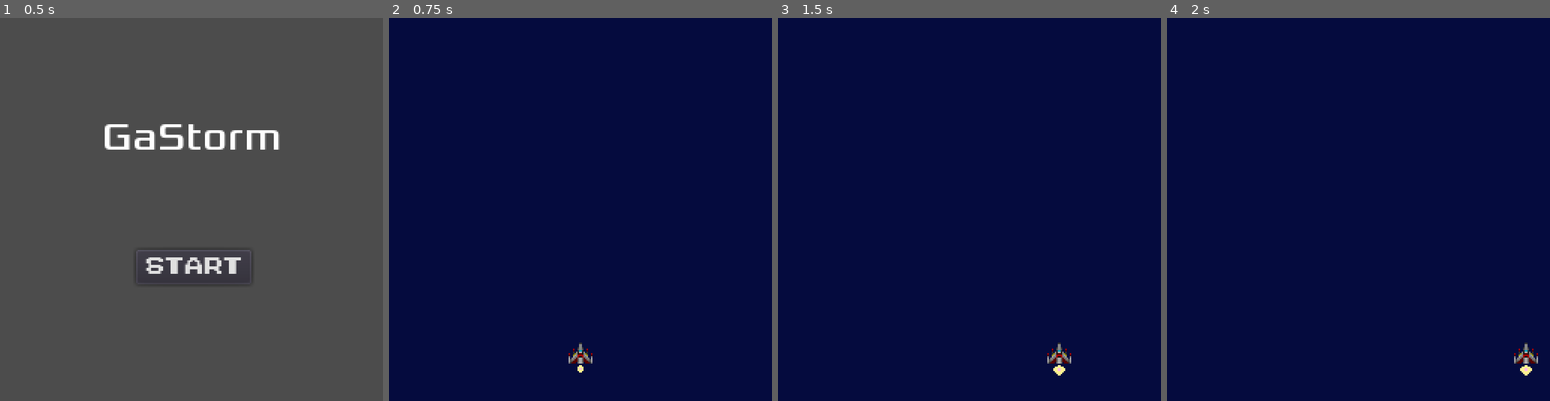
Above: before the commit, frames 1-4 (left to right).
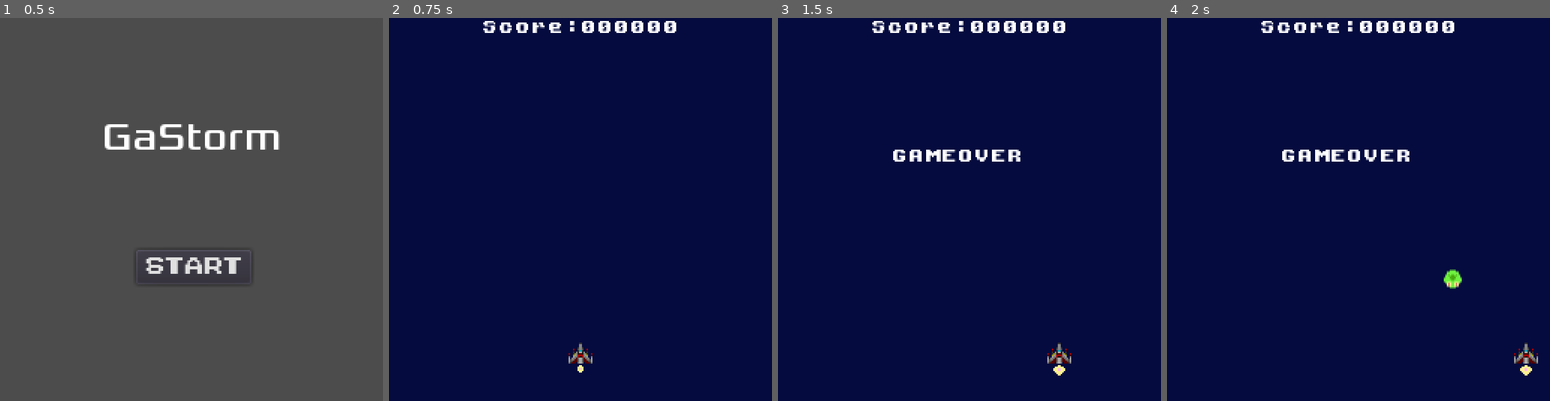
Above: after the commit, the same moments.

Repository: Edo-Hachi/GaStorm
Game: Godot game, scene res://src/Main_Node2D.tscn
Two runs of this game, one before a commit and one after it. Both use one fixed random seed, a clock stepped at 60 frames per second and the inputs below. The project has no main scene, so this scene is started directly.
Inputs:
- Up to frame 1 (0.5 s): no input
- Up to frame 2 (0.75 s): click "Start" at 0.5 s
- Up to frame 3 (1.5 s): tap Enter at 1.25 s; hold Right (Move_Right) from 1.28 s (still down); hold 1 (GameOver, bound only after the commit) from 1.28 s (still down)
- Up to frame 4 (2 s): keep holding Right (Move_Right); keep holding 1 (GameOver, bound only after the commit); tap 2 (SpawnEnemy, bound only after the commit) at 1.55 s

Frame 1 is identical in both runs. In frame 2, 0.9% of the frame differs, in the area x 24-75%, y 0-4%; in frame 3, 1.6%; in frame 4, 1.8%, in the area x 24-77%, y 0-71%.

Commit message:
Add Enemy loop

Diff:
--- a/project.godot
+++ b/project.godot
@@ -56,6 +56,16 @@
 "events": [ Object(InputEventKey,"resource_local_to_scene":false,"resource_name":"","device":0,"alt":false,"shift":false,"control":false,"meta":false,"command":false,"pressed":false,"scancode":16777217,"physical_scancode":0,"unicode":0,"echo":false,"script":null)
  ]
 }
+GameOver={
+"deadzone": 0.5,
+"events": [ Object(InputEventKey,"resource_local_to_scene":false,"resource_name":"","device":0,"alt":false,"shift":false,"control":false,"meta":false,"command":false,"pressed":false,"scancode":49,"physical_scancode":0,"unicode":0,"echo":false,"script":null)
+ ]
+}
+SpawnEnemy={
+"deadzone": 0.5,
+"events": [ Object(InputEventKey,"resource_local_to_scene":false,"resource_name":"","device":0,"alt":false,"shift":false,"control":false,"meta":false,"command":false,"pressed":false,"scancode":50,"physical_scancode":0,"unicode":0,"echo":false,"script":null)
+ ]
+}
 
 [physics]
 
--- /dev/null
+++ b/src/GameMain/Enemies/Enemies_Node2D.tscn
@@ -0,0 +1,25 @@
+[gd_scene load_steps=2 format=2]
+
+[sub_resource type="GDScript" id=1]
+script/source = "#Enemies_Node2D
+
+extends Node2D
+
+
+# Declare member variables here. Examples:
+# var a: int = 2
+# var b: String = \"text\"
+
+
+# Called when the node enters the scene tree for the first time.
+func _ready() -> void:
+	pass # Replace with function body.
+
+
+# Called every frame. 'delta' is the elapsed time since the previous frame.
+#func _process(delta: float) -> void:
+#	pass
+"
+
+[node name="Enemies_Node2D" type="Node2D"]
+script = SubResource( 1 )
--- /dev/null
+++ b/src/GameMain/Enemies/Enemy_Area2D.gd
@@ -0,0 +1,65 @@
+#Enemy_Area2D
+extends Area2D
+
+# Declare member variables here. Examples:
+# var a: int = 2
+# var b: String = "text"
+enum MoveTypeID  {
+	Type01,
+	Loop01L,
+	Loop01R
+}
+
+var RootNode
+var MoveType = MoveTypeID.Type01
+var FlameCounter = 0	#随時更新
+var localCounter = 0	#タイマ計測用
+
+var speed = 50
+
+var MoveSeq = 0
+#var velocity = Vector2()
+
+var EnemyID
+
+func SetEnemyId(var enemyid):
+	EnemyID = enemyid
+
+func funcMoveType01(delta : float):
+	var velocity = Vector2()
+
+	match MoveSeq:
+		0:
+			position = position.move_toward(Vector2(200,250), delta * speed)
+			velocity.x = 0
+			velocity.y = 0.1
+
+
+	#目標座標まで勝手に移動するやつ
+	#position = position.move_toward(Vector2(0,0), delta * speed)
+
+# Called when the node enters the scene tree for the first time.
+func _ready() -> void:
+	pass
+	#MoveType = MoveTypeID.Type01
+	#FlameCounter = 0
+	#MoveSeq = 0
+func SetMoveType(var movetype):
+#	MoveType = movetype
+	pass
+
+func SetPositon(var x, var y):
+	pass
+#	position.x = x
+#	position.y = y
+
+
+# Called every frame. 'delta' is the elapsed time since the previous frame.
+func _process(delta: float) -> void:
+#	FlameCounter+=1
+#
+#	match MoveType:
+#		MoveTypeID.Type01:
+#			funcMoveType01(delta)
+
+	pass
--- /dev/null
+++ b/src/GameMain/Enemies/Enemy_Area2D.tscn
@@ -0,0 +1,31 @@
+[gd_scene load_steps=6 format=2]
+
+[ext_resource path="res://asset/Image/Enemy/EnemyGreen.png" type="Texture" id=1]
+[ext_resource path="res://asset/Image/Enemy/EnemyRed.png" type="Texture" id=2]
+[ext_resource path="res://src/GameMain/Enemies/Enemy_Area2D.gd" type="Script" id=3]
+
+[sub_resource type="SpriteFrames" id=1]
+animations = [ {
+"frames": [ ExtResource( 2 ) ],
+"loop": true,
+"name": "Red",
+"speed": 5.0
+}, {
+"frames": [ ExtResource( 1 ) ],
+"loop": true,
+"name": "Green",
+"speed": 5.0
+} ]
+
+[sub_resource type="CircleShape2D" id=2]
+radius = 6.0
+
+[node name="Enemy_Area2D" type="Area2D"]
+script = ExtResource( 3 )
+
+[node name="AnimatedSprite" type="AnimatedSprite" parent="."]
+frames = SubResource( 1 )
+animation = "Green"
+
+[node name="CollisionShape2D" type="CollisionShape2D" parent="."]
+shape = SubResource( 2 )
--- /dev/null
+++ b/src/GameMain/Enemies/PathFollowEnemies.gd
@@ -0,0 +1,51 @@
+#PathFollowEnemies
+extends Node2D
+
+enum LoopTypeId {Left01=0, Right01=1}
+
+var LoopType = LoopTypeId.Left01
+var EnemyId
+var LoopId
+
+# Called when the node enters the scene tree for the first time.
+func _ready() -> void:
+	$LeftPath01.visible = false
+	$RightPath01.visible = false
+	pass
+
+
+func SetLoopType(var looptype):
+	LoopType = looptype
+	match LoopType:
+
+		LoopTypeId.Left01:
+			print("Loop Left 01Ready")
+			#$LeftPath01.visible = true
+
+		LoopTypeId.Right01:
+			print("Loop right01 Ready")
+			#$RightPath01.visible = true
+
+func SetEnemyId(var enid):
+	EnemyId= enid
+
+func SetLoopId(var lpid):
+	LoopId = lpid
+
+func _process(delta: float) -> void:
+	match LoopType:
+		LoopTypeId.Left01:
+			#print("LoopType01Move")
+			$LeftPath01.visible = true
+
+			if 1 <= $LeftPath01/Path2D/PathFollow2D.unit_offset:
+				get_parent().LoopEnemyOver(EnemyId, $LeftPath01/Path2D/PathFollow2D.position)
+				queue_free()
+			else:
+				$LeftPath01/Path2D/PathFollow2D.unit_offset += 0.5 * delta
+				get_parent().UpdateEnemyPos(EnemyId, $LeftPath01/Path2D/PathFollow2D.position)
+
+		LoopTypeId.Right01:
+			#print("Loop Right 1Move")
+			$LeftPath01.visible = true
+			$RightPath01/Path2D/PathFollow2D.unit_offset += 0.5 * delta
--- /dev/null
+++ b/src/GameMain/Enemies/PathFollowEnemies.tscn
@@ -0,0 +1,40 @@
+[gd_scene load_steps=4 format=2]
+
+[ext_resource path="res://src/GameMain/Enemies/PathFollowEnemies.gd" type="Script" id=1]
+[ext_resource path="res://src/GameMain/Enemies/Enemy_Area2D.tscn" type="PackedScene" id=2]
+
+[sub_resource type="Curve2D" id=1]
+_data = {
+"points": PoolVector2Array( 0, 0, 0, 0, 20, 222, -14.5756, 49.8933, 14.5756, -49.8933, 190, 178, 48.7721, 37.2798, -48.7721, -37.2798, 167, 74, 29.992, -11.4923, -29.992, 11.4923, 75, 47, 3.92419, -34.4768, -3.92419, 34.4768, 27, 105, -20.4618, -21.8633, 20.4618, 21.8633, 46, 186, -19.621, 6.72718, 19.621, -6.72718, 131, 208, -19.9013, 55.4993, 19.9013, -55.4993, 189, 163, 17.6589, 27.189, -17.6589, -27.189, 200, 91, 0, 0, 0, 0, 131, 67 )
+}
+
+[node name="PathFollowEnemies" type="Node2D"]
+script = ExtResource( 1 )
+
+[node name="LeftPath01" type="Node2D" parent="."]
+
+[node name="Path2D" type="Path2D" parent="LeftPath01"]
+curve = SubResource( 1 )
+
+[node name="PathFollow2D" type="PathFollow2D" parent="LeftPath01/Path2D"]
+position = Vector2( 20, 222 )
+rotation = -0.253264
+loop = false
+
+[node name="Sprite" type="Sprite" parent="LeftPath01/Path2D/PathFollow2D"]
+
+[node name="RightPath01" type="Node2D" parent="."]
+visible = false
+
+[node name="Path2D" type="Path2D" parent="RightPath01"]
+position = Vector2( 246, 3 )
+scale = Vector2( -1, 1 )
+curve = SubResource( 1 )
+
+[node name="PathFollow2D" type="PathFollow2D" parent="RightPath01/Path2D"]
+position = Vector2( 20, 222 )
+rotation = -0.253264
+loop = false
+
+[node name="Enemy_R01" parent="RightPath01/Path2D/PathFollow2D" instance=ExtResource( 2 )]
+visible = false
--- a/src/GameMain/GameMain_Node2D.gd
+++ b/src/GameMain/GameMain_Node2D.gd
@@ -4,22 +4,126 @@
 
 var BulletScene = preload("res://src/GameMain/Guntret/Bullet_Area2D.tscn")
 
+var EnemyLoopScene = preload("res://src/GameMain/Enemies/PathFollowEnemies.tscn")
+var EnemyScene = preload("res://src/GameMain/Enemies/Enemy_Area2D.tscn")
+
 # Declare member variables here. Examples:
 # var a: int = 2
 # var b: String = "text"
+var _GameOverTimer : float = 0.0
+
+var debug_spawn = 0
+
+enum ENEMY_STAT {LOOP, MOVE, PORC, ATAK, DEAD}
+
+
+var EnemyManageList = []
+class ENEMY_MANAGE:
+	var EnemyId
+	var LoopId
+
+	var LoopObj : Object
+	var EnemyObl : Object
+
+	var StartPosition : Vector2
+	var LastPosition : Vector2
+	var State : int
+
+
+#--------------------------------------------
+func LoopEnemySpawn(var LoopType):
+	var EnemyManage = ENEMY_MANAGE.new()
+
+	var ListMax = EnemyManageList.size()
+
+	#オブジェクト生成
+	var ScnLoop = EnemyLoopScene.instance()	#ループ
+	var ScnEnemy = EnemyScene.instance()	#エネミー
+
+
+	var loopid = ScnLoop.get_instance_id()
+	ScnLoop.SetLoopType(LoopType)
+	ScnLoop.SetEnemyId(ScnEnemy)
+	ScnLoop.SetLoopId(loopid)
+	add_child(ScnLoop)
+
+	#エネミー生成
+	var enid = ScnEnemy.get_instance_id()
+	ScnEnemy.SetEnemyId(enid)
+	add_child(ScnEnemy)
+
+
+	EnemyManage.EnemyId = enid
+	EnemyManage.LoopId = loopid
+	EnemyManage.LoopObj = ScnLoop
+	EnemyManage.EnemyObl = ScnEnemy
+	EnemyManage.State = ENEMY_STAT.LOOP
+
+func UpdateEnemyPos(var EnemyObj, var pos:Vector2):
+	EnemyObj.position = pos
+
+func LoopEnemyOver(var EnemyId, var pos : Vector2):
+	print("LoopOver")
+
+	pass
+
+func LoopEnemyDead():
+	pass
+
+
+#	var EnemyId : int
+#	var StartPosition : Vector2
+#	var LastPosition : Vector2
+#	var State : int
+#
+#	var LoopObj
+#	var EnemyObl
 
 
 # Called when the node enters the scene tree for the first time.
 func _ready() -> void:
+	#print("Call Ready")
 	$Guntret.position.x = GlobalNode.ScreenWidth / 2
 	$Guntret.position.y = GlobalNode.ScreenHeight -32
+	GlobalNode.PlayerScore = 0
+	GlobalNode.GameMainSceneID = get_owner()
+
+func set_erase_enemy(var id):
+	pass
+	#print("set_erase_enemy hoge ",id)
+
 
 # Called every frame. 'delta' is the elapsed time since the previous frame.
 func _process(delta: float) -> void:
+
+	#debug
+#	var myid = get_tree()
+#	GlobalNode.GameMainSceneID = get_tree()
+#	GlobalNode.GameMainSceneID
+
 	if Input.is_action_pressed("Pause"):
 		get_tree().paused = true
 		$DlgPause.visible = true
 		$DlgPause.show_modal(true)
+
+	if Input.is_action_pressed("GameOver"):
+		GlobalNode.GameState = GlobalNode.GState.GAMEOVER
+		_GameOverTimer = 0
+
+
+	#--------------------------------------------------------------
+	if Input.is_action_pressed("SpawnEnemy"):
+		if debug_spawn == 0:
+			LoopEnemySpawn(0)
+			debug_spawn = 1
+
+
+
+	if GlobalNode.GameState == GlobalNode.GState.GAMEOVER:
+		_GameOverTimer+=1
+		$CanvasLayer/lblGameOver.visible = true
+		if (60 * 5) < _GameOverTimer:
+			get_tree().change_scene("res://src/Main_Node2D.tscn")
 
 
 #ポーズダイアログを閉じた時の処理
--- a/src/GameMain/GameMain_Node2D.tscn
+++ b/src/GameMain/GameMain_Node2D.tscn
@@ -1,8 +1,13 @@
-[gd_scene load_steps=4 format=2]
+[gd_scene load_steps=6 format=2]
 
 [ext_resource path="res://src/GameMain/GameMain_Node2D.gd" type="Script" id=1]
 [ext_resource path="res://src/GameMain/Guntret/Guntret_Area2D.tscn" type="PackedScene" id=2]
 [ext_resource path="res://src/GameMain/DlgPause.gd" type="Script" id=3]
+[ext_resource path="res://asset/Font/kongtext.ttf" type="DynamicFontData" id=4]
+
+[sub_resource type="DynamicFont" id=1]
+size = 11
+font_data = ExtResource( 4 )
 
 [node name="GameMain_Node2D" type="Node2D"]
 script = ExtResource( 1 )
@@ -37,5 +42,30 @@
 margin_bottom = 61.0
 text = "PAUSE"
 
+[node name="CanvasLayer" type="CanvasLayer" parent="."]
+
+[node name="lblScore" type="Label" parent="CanvasLayer"]
+anchor_left = 0.5
+anchor_right = 0.5
+margin_left = -66.0
+margin_right = 66.0
+margin_bottom = 17.0
+custom_fonts/font = SubResource( 1 )
+text = "Score:000000"
+align = 1
+
+[node name="lblGameOver" type="Label" parent="CanvasLayer"]
+visible = false
+anchor_left = 0.5
+anchor_top = 0.5
+anchor_right = 0.5
+anchor_bottom = 0.5
+margin_left = -52.0
+margin_top = -42.5
+margin_right = 52.0
+margin_bottom = -25.5
+custom_fonts/font = SubResource( 1 )
+text = "GAMEOVER"
+
 [connection signal="tree_exited" from="DlgPause" to="." method="_on_DlgPause_tree_exited"]
 [connection signal="pressed" from="DlgPause/ColorRect/Button" to="DlgPause" method="_on_Button_pressed"]
--- a/src/GlobalNode.gd
+++ b/src/GlobalNode.gd
@@ -1,12 +1,14 @@
 extends Node
 
-var GameState = 0
 const ScreenWidth = 256
 const ScreenHeight = 256
-# Declare member variables here. Examples:
-# var a: int = 2
-# var b: String = "text"
 
+enum GState {TITLE, GAMEPLAY, GAMEOVER}
+var GameState = GState.TITLE
+
+var PlayerScore = 0
+
+var GameMainSceneID = 0
 
 # Called when the node enters the scene tree for the first time.
 func _ready() -> void:
--- a/src/Main_Node2D.gd
+++ b/src/Main_Node2D.gd
@@ -2,7 +2,20 @@
 extends Node2D
 
 func _ready() -> void:
+	#GlobalNode.GState = GlobalNode.GState.TITLE
+	GlobalNode.GameState = GlobalNode.GState.TITLE
+
 	randomize()
 
+func _process(delta: float) -> void:
+	pass
+
+
 func _on_Button_button_down() -> void:
+
+	GlobalNode.GameState = GlobalNode.GState.GAMEPLAY
+
 	get_tree().change_scene("res://src/GameMain/GameMain_Node2D.tscn")
+
+func catch_in_main(var data):
+	print("catch_in_main", data)
Not shown, removed: .mono/metadata/ide_messaging_meta.txt
Not shown, changed: CreateNote.txt
Binary file added: asset/Font/kongtext.ttf
Binary file added: asset/Image/Enemy/EnemyGreen.png
Not shown, added: asset/Image/Enemy/EnemyGreen.png.import
Binary file added: asset/Image/Enemy/EnemyRed.png
Not shown, added: asset/Image/Enemy/EnemyRed.png.import
